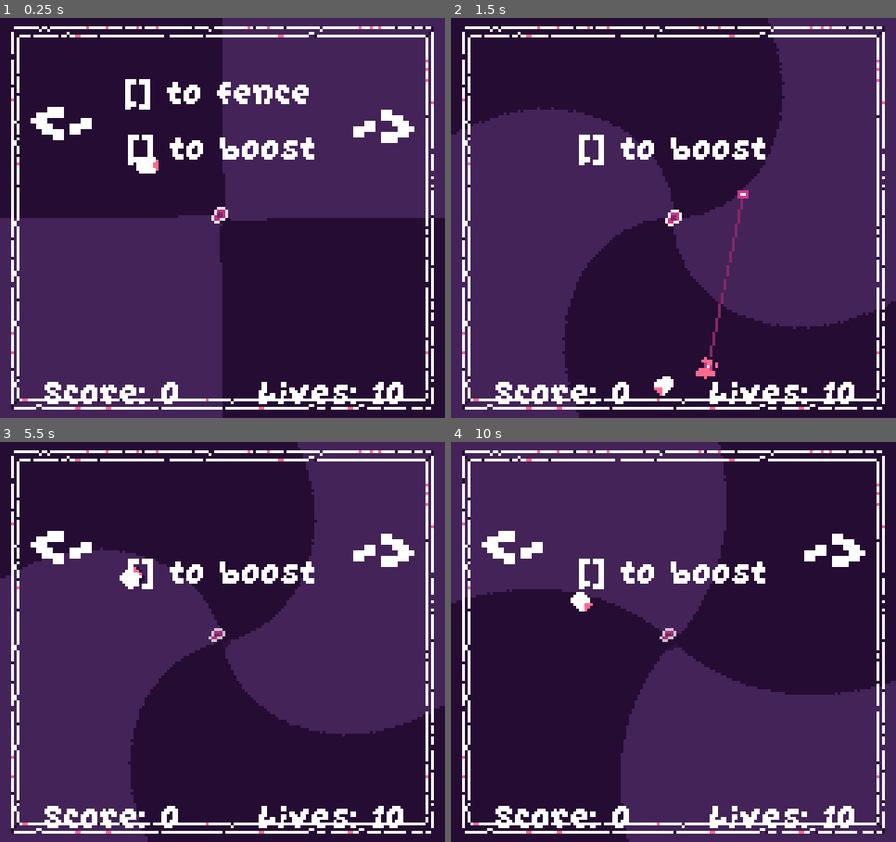
Above: before the commit, frames 1-4 (two rows, left to right).
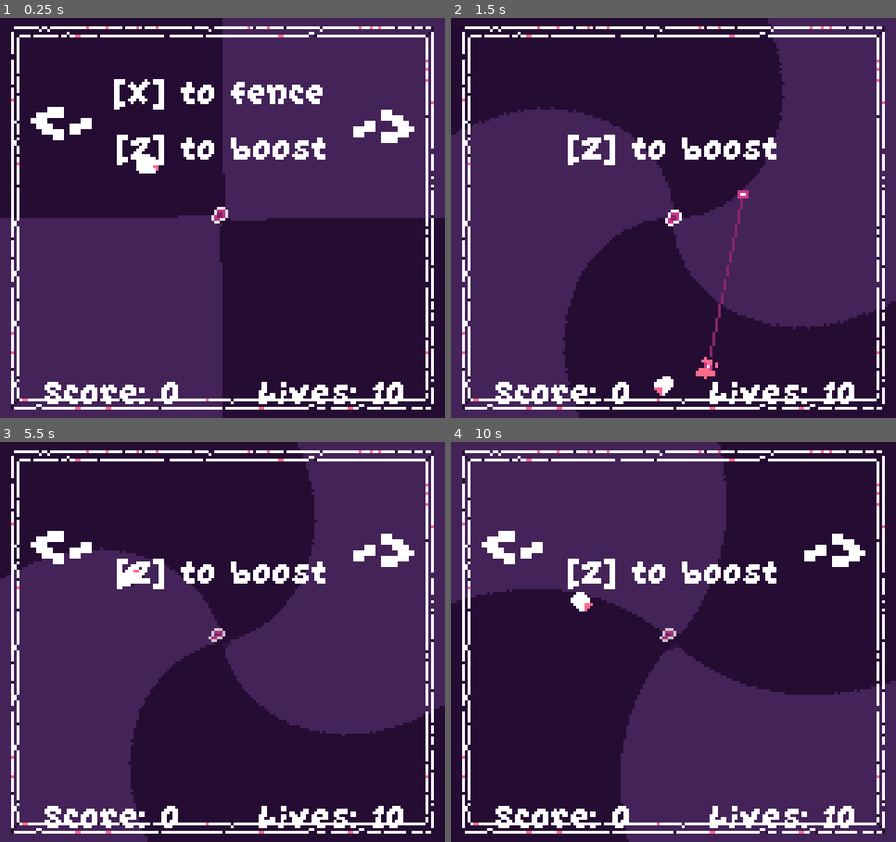
Above: after the commit, the same moments.

Repository: EdBarrancos/Signal
Game: Godot game, scene res://Game/Scenes/Game.tscn
Two runs of this game, one before a commit and one after it. Both use one fixed random seed, a clock stepped at 60 frames per second and the inputs below. Sound files missing from this copy of the repository are replaced by a short silence.
Inputs (mouse positions are in pixels of both pictures, inside the frame that each line leads up to):
- Up to frame 1 (0.25 s): no input
- Up to frame 2 (1.5 s): tap Enter at 0.5 s; move the mouse to (771, 198) at 0.52 s; hold D (RIGHT) 0.53-1.28 s; hold Z (BOOST) 0.53-1.28 s; click (771, 198) at 0.67 s; tap X (CHORD) at 0.8, 1.35 s; move the mouse to (584, 238) at 1.27 s; hold A (LEFT) from 1.28 s (still down)
- Up to frame 3 (5.5 s): tap Z (BOOST) at 1.55, 3.05, 4.55 s; move the mouse to (267, 554) at 2.02 s; release A (LEFT) at 2.03 s; hold Z (BOOST) 2.03-2.78 s; hold D (RIGHT) 2.03-3.53 s; tap X (CHORD) at 2.3, 2.85, 3.8, 5.3 s; move the mouse to (200, 722) at 2.77 s; click (200, 722) at 2.92 s; move the mouse to (356, 702) at 3.52 s; hold C (CLEAR CHORDS) 3.53-4.28 s; hold A (LEFT) from 3.53 s (still down); move the mouse to (89, 582) at 4.27 s; tap Q (GO_TO_ENDSCREEN) at 4.35 s; move the mouse to (244, 642) at 5.02 s; hold Z (BOOST) from 5.03 s (still down); click (244, 642) at 5.17 s
- Up to frame 4 (10 s): move the mouse to (606, 542) at 5.77 s; release A (LEFT) at 5.78 s; release Z (BOOST) at 5.78 s; hold D (RIGHT) 5.78-8.03 s; tap X (CHORD) at 5.85, 6.8, 7.35, 8.3, 9.8 s; tap Z (BOOST) at 6.05, 7.55, 9.05 s; move the mouse to (771, 622) at 6.52 s; hold Z (BOOST) 6.53-7.28 s; move the mouse to (584, 662) at 7.27 s; click (584, 662) at 7.42 s; move the mouse to (718, 554) at 8.02 s; hold C (CLEAR CHORDS) 8.03-8.78 s; hold A (LEFT) 8.03-9.53 s; move the mouse to (651, 722) at 8.77 s; tap Q (GO_TO_ENDSCREEN) at 8.85 s; move the mouse to (807, 702) at 9.52 s; hold D (RIGHT) from 9.53 s (still down); hold Z (BOOST) from 9.53 s (still down); click (807, 702) at 9.67 s

The runs differ from the first frame. In frame 1, 3.0% of the frame differs, in the area x 25-74%, y 15-37%; in frame 2, 1.5%; in frame 3, 1.4%; in frame 4, 1.5%.

Commit message:
Add controller tutorials

Diff:
--- a/project/Game/Scripts/Key_Bindings.gd
+++ b/project/Game/Scripts/Key_Bindings.gd
@@ -1,7 +1,65 @@
 extends Node2D
 
+onready var is_using_keyboard = true
+
+signal input_changed
+
+func _ready():
+	Input.connect("joy_connection_changed", self, "_on_joy_connection_changed")
+	if Input.get_connected_joypads().size() >= 1:
+		SetController()
+
+func SetController():
+	is_using_keyboard = false
+	emit_signal("input_changed")
+
+func SetKeyboard():
+	is_using_keyboard = true
+	emit_signal("input_changed")
+
+func _on_joy_connection_changed(device_id, connected):
+	if connected:
+		SetController()
+	else:
+		SetKeyboard()
+
+func _input(event):
+	if event is InputEventKey:
+		SetKeyboard()
+	elif event is InputEventJoypadButton:
+		SetController()
+
 func get_key_binding_pin():
-	return OS.get_scancode_string(InputMap.get_action_list("CHORD")[0].scancode)
+	return get_printable_keycode(get_active_input_event("CHORD"))
 
 func get_key_binding_boost():
-	return OS.get_scancode_string(InputMap.get_action_list("BOOST")[0].scancode)
+	return get_printable_keycode(get_active_input_event("BOOST"))
+
+func get_printable_keycode(event: InputEvent):
+	if event is InputEventKey:
+		return  OS.get_scancode_string(event.physical_scancode)
+	if event is InputEventJoypadButton:
+		return map_joystick_index_to_button(event.button_index)
+
+func get_active_input_event(event_name):
+	var events = InputMap.get_action_list(event_name)
+	for event in events:
+		if is_playing_with_keyboard() and event is InputEventKey:
+			return event
+		if !is_playing_with_keyboard() and event is InputEventJoypadButton:
+			return event
+
+func map_joystick_index_to_button(index):
+	# TODO: This is only taking into account XBOX commands. Could be improved
+	match(index):
+		0:
+			return "A"
+		1:
+			return "B"
+		2:
+			return "X"
+		4:
+			return "Y"
+
+func is_playing_with_keyboard():
+	return is_using_keyboard
--- a/project/Stages/Arena/Scripts/Tutorial.gd
+++ b/project/Stages/Arena/Scripts/Tutorial.gd
@@ -12,6 +12,20 @@
 onready var capture_tip = $CaptureTip
 
 func _ready():
+	set_and_update_tutorials()
+	KeyBindings.connect("input_changed", self, "set_and_update_tutorials")
+
+func init(_parent):
+	pass
+
+func _process(_delta):
+   pass
+
+func set_and_update_tutorials():
+	set_pin_tutorial()
+	set_boost_tutorial()
+
+func set_pin_tutorial():
 	pin_tutorial.clear()
 	pin_tutorial.append_bbcode(
 		"[center]" +
@@ -19,18 +33,13 @@
 		pin_tutorial_label +
 		"[/center]")
 
+func set_boost_tutorial():
 	boost_tutorial.clear()
 	boost_tutorial.append_bbcode(
 		"[center]" +
 		"[" + KeyBindings.get_key_binding_boost() + "] " +
 		boost_tutorial_label +
 		"[/center]")
-
-func init(_parent):
-	pass
-
-func _process(_delta):
-   pass
 
 func start():
 	set_left(true)
